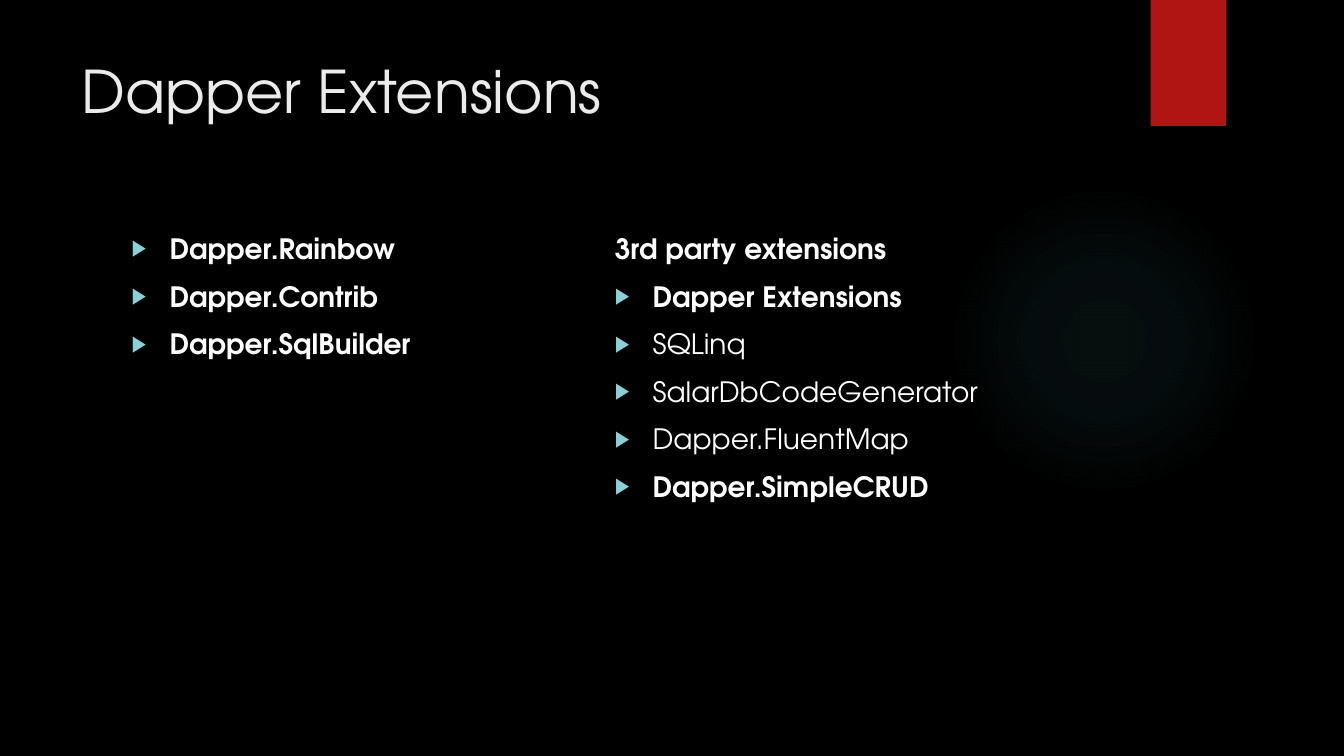
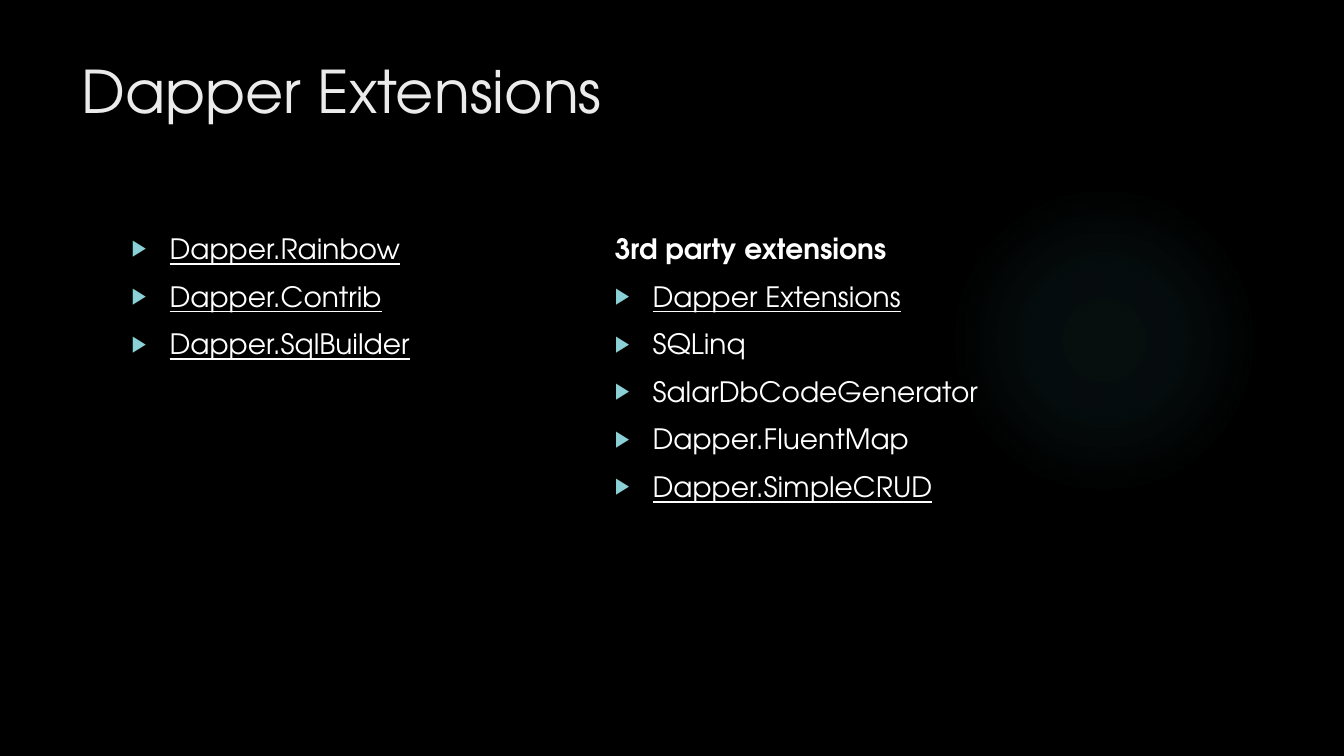
Before and after one commit to jonathantower/dapper, a slide deck: slide 18 of Dapper.pptx (slide 17 before the commit). Drawn at 1344x756 pixels with LibreOffice and Linux fonts; fonts in the diff are those of the drawing; background and template pictures are left out. Boxes give left, top, right and bottom in pixels: in the first picture for what was removed or moved away, otherwise in the second. Text is boxed around its words. In the diff, an @@ line names an element or a change of style, - is before the commit and + after.

```diff
--- a/Dapper.pptx
+++ b/Dapper.pptx
@@ rectangle removed at [1150, 0, 1226, 126] @@
@@ text at [170, 238, 933, 503]: bold off, underline on in "Dapper.Rainbow", "Dapper.Contrib", "Dapper.SqlBuilder", "Dapper Extensions" and 1 more places @@
```
Also in this commit, not shown: 26 other slides changed, 1 slide added, 16 other files.
